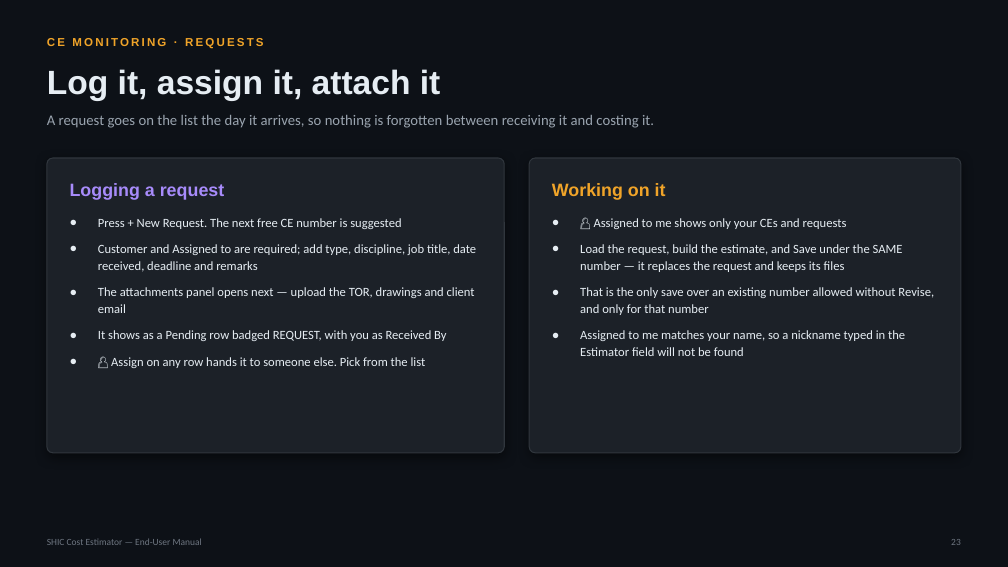
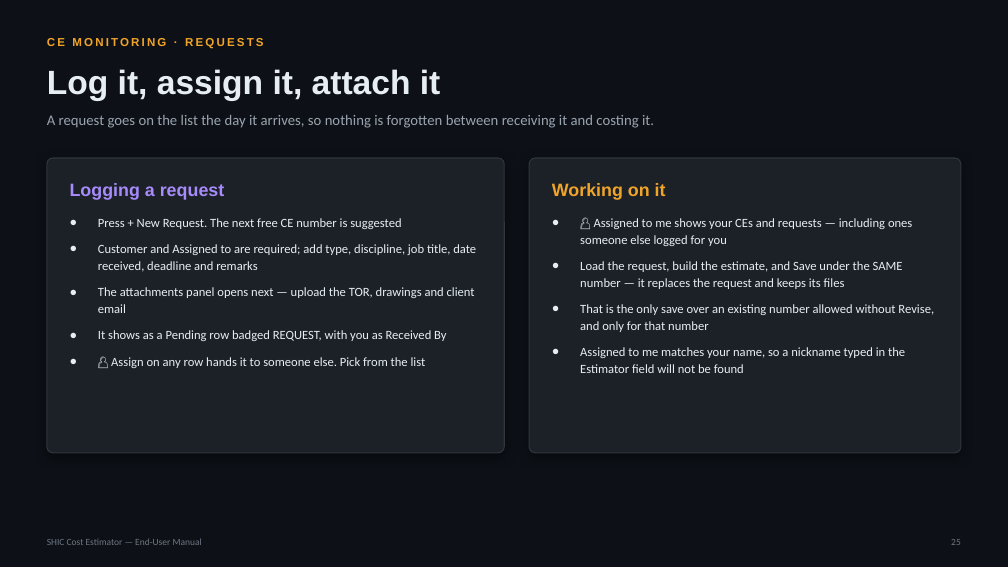
Before and after one commit to SYNERCORE/CostEstimation, a slide deck: slide 25 of docs/SHIC-Cost-Estimator-User-Manual.pptx (slide 23 before the commit). Drawn at 1008x567 pixels with LibreOffice and Linux fonts; fonts in the diff are those of the drawing. Boxes give left, top, right and bottom in pixels: in the first picture for what was removed or moved away, otherwise in the second. Text is boxed around its words. In the diff, an @@ line names an element or a change of style, - is before the commit and + after.

```diff
--- a/docs/SHIC-Cost-Estimator-User-Manual.pptx
+++ b/docs/SHIC-Cost-Estimator-User-Manual.pptx
@@ text at bbox=[580, 218, 912, 246]: text changed @@
-● 👤 Assigned to me shows only your CEs and requests
+● 👤 Assigned to me shows your CEs and requests — including ones someone else logged for you
```
Also in this commit, not shown: 17 other slides changed, 2 slides added.
